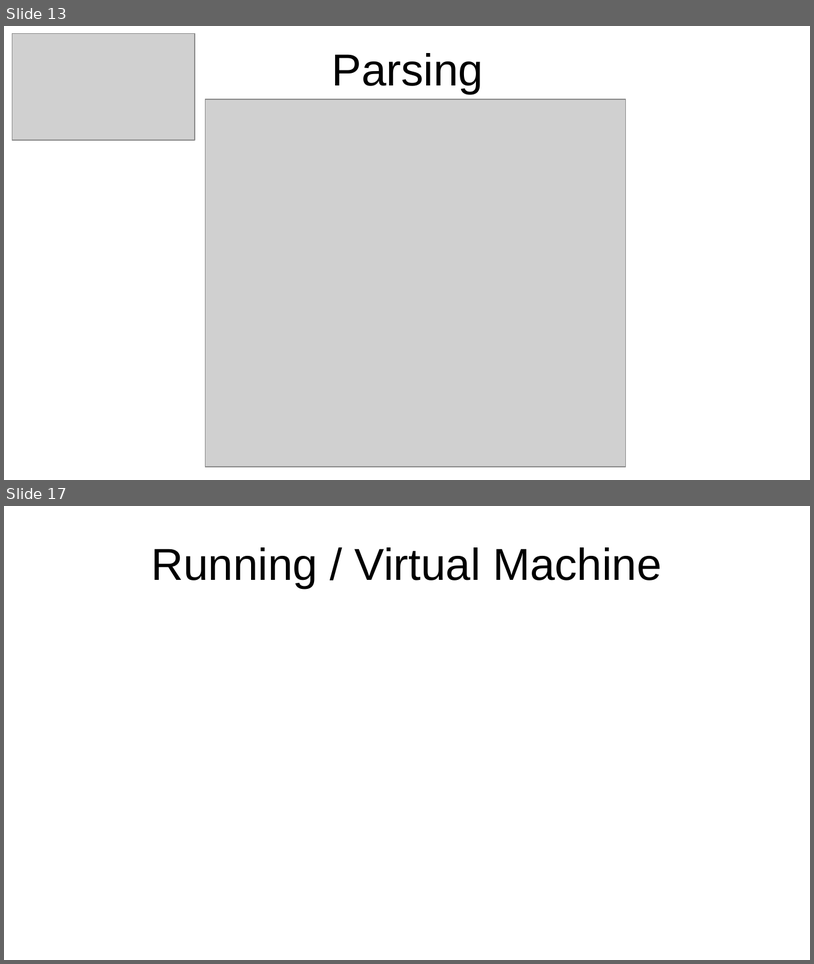
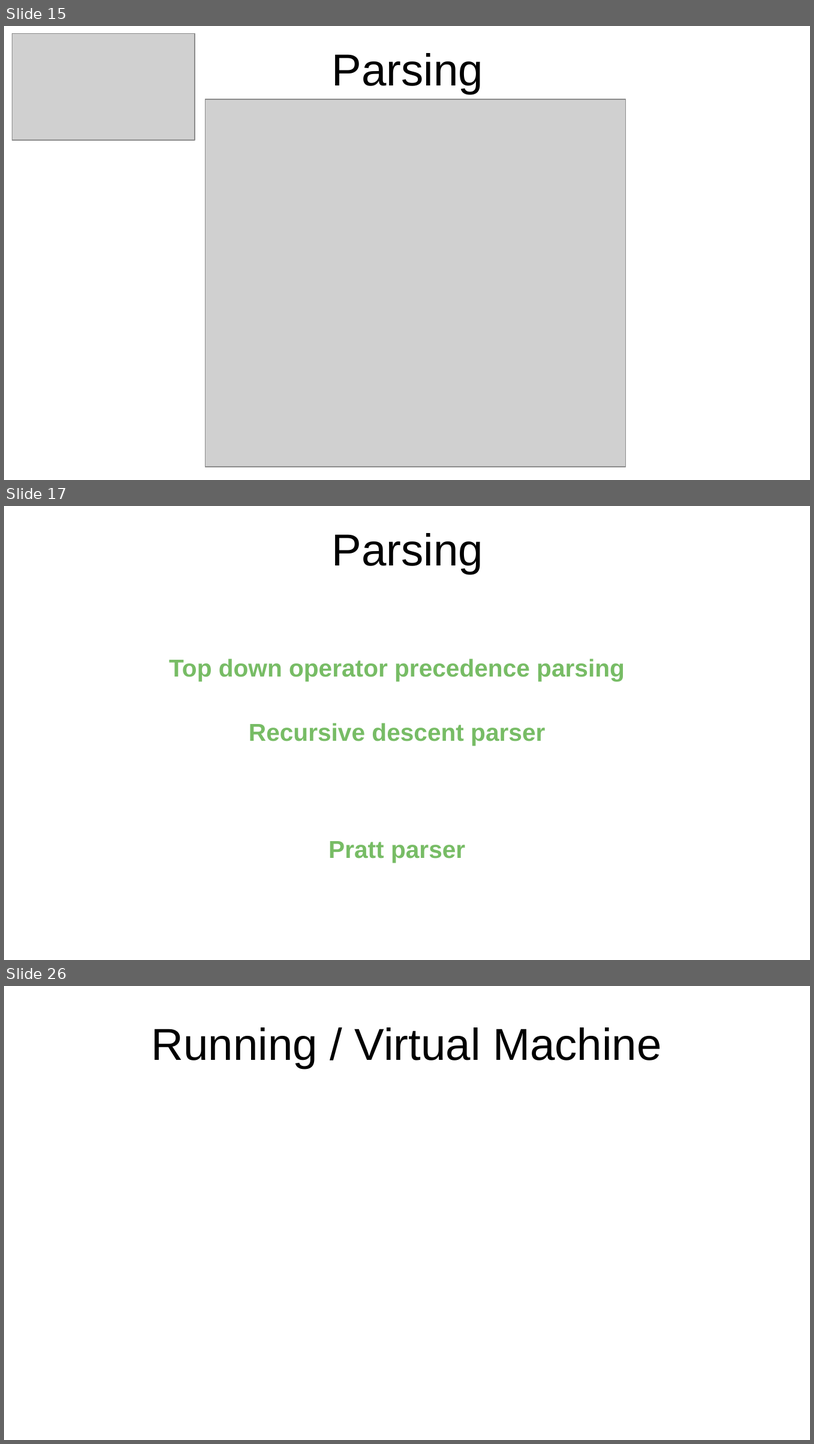
Before and after one commit to grab-a-byte/CalculatorCompiler, a slide deck: slides/Compiler Slides.odp. Shown one above the other, each under a label of ours: slides 13 and 17 before the commit, slides 15, 17 and 26 after it; the slides between them are not shown. The pictures are 814x964 and 814x1444 pixels, drawn with LibreOffice and Linux fonts; fonts in the diff are those of the drawing; grey boxes stand for pictures. Boxes give left, top, right and bottom in pixels: in the first picture for what was removed or moved away, otherwise in the second. Text is boxed around its words. In the diff, an @@ line names an element or a change of style, - is before the commit and + after.

```diff
--- a/slides/Compiler Slides.odp
+++ b/slides/Compiler Slides.odp
@@ slide 17 added at box(4, 506, 810, 960), background #FFFFFF @@
@@ title added at box(332, 533, 483, 574), 44 pt, text #000000 @@
+Parsing
@@ text added at box(169, 658, 625, 681), 24 pt, text #77BC65, bold @@
+Top down operator precedence parsing
@@ text added at box(249, 723, 545, 745), 24 pt, text #77BC65, bold @@
+Recursive descent parser
@@ text added at box(329, 841, 465, 862), 24 pt, text #77BC65, bold @@
+Pratt parser
@@ what was slide 13 is now slide 15 @@
@@ what was slide 17 is now slide 26 @@
```
Also in this commit, not shown: 2 slides changed, 11 other slides added, 2 slides removed, 2 other files.
